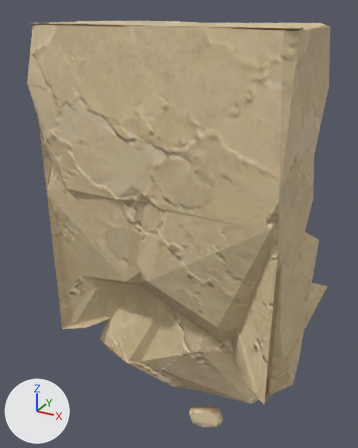
Two versions of the glTF model assets/custom/models/ground_modules/ground_bottom_square_edge_10.glb, one commit apart.
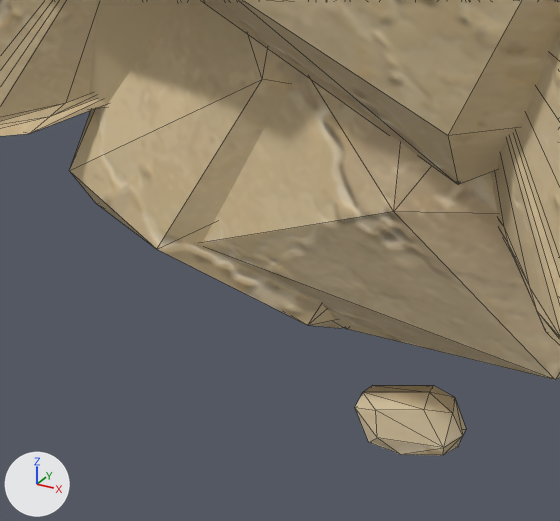
Old and new are each drawn whole from a camera (50 mm lens) standing at (1.42, -1.441, 1.056) and looking at (0.38, 0.45, 0.111) and again close up on the part from 22% to 71% of the width and 64% to 100% of the height. Arrows for +X, +Y and +Z are at lower left; the lights stay in place. The older version's two pictures come first. The close-ups show mesh edges as thin lines. Vertices at exactly the same position are counted once.

The older version as bpy lines, for what is in view:
```python
me_groundbottomsquareedge10_bodyshouldermesh = bpy.data.meshes.new('GroundBottomSquareEdge10_BodyShoulderMesh')
me_groundbottomsquareedge10_bodyshouldermesh.from_pydata(...)  # 534 vertices, 952 faces; spans x 0.0..1.0, y -0.04..1.0, z -0.92..1.0
# faces by material slot: [186, 159, 105, 128, 354, 20]
me_groundbottomsquareedge10_bodyshouldermesh.materials.append(mat_sandstone_plate_1_009)
me_groundbottomsquareedge10_bodyshouldermesh.materials.append(mat_sandstone_plate_2_009)
me_groundbottomsquareedge10_bodyshouldermesh.materials.append(mat_sandstone_plate_3_009)
me_groundbottomsquareedge10_bodyshouldermesh.materials.append(mat_sandstone_plate_4_009)
me_groundbottomsquareedge10_bodyshouldermesh.materials.append(mat_sandstone_plate_14_005)
me_groundbottomsquareedge10_bodyshouldermesh.materials.append(mat_groundmodulerecess)  # beige #cdb890
ob_groundbottomsquareedge10_body = bpy.data.objects.new('GroundBottomSquareEdge10_Body', me_groundbottomsquareedge10_bodyshouldermesh)
ob_groundbottomsquareedge10_body.location = (0.0, 0.0, 0.0)
```
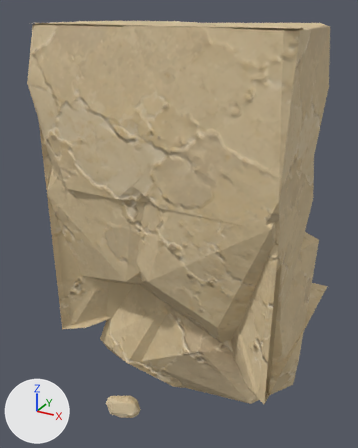
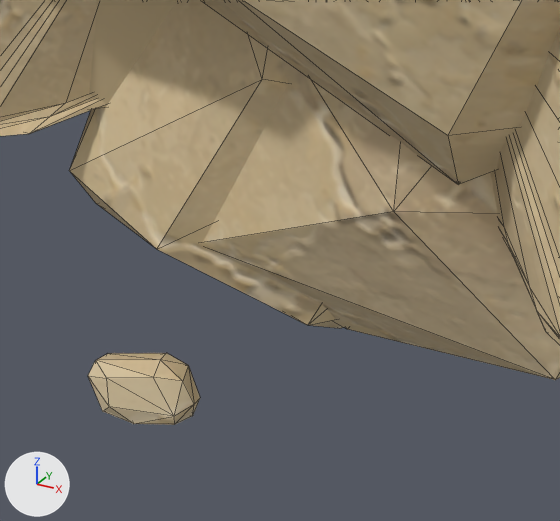
Where the change shows, as pixel boxes (x1, y1, x2, y2) in the close-ups (560 x 521 px; the box of a moved part takes in the faces that stretch with it):
'GroundBottomSquareEdge10_Body', reshaped
    before: (0, 0, 560, 455)
    after: (0, 0, 560, 425)
part 1 of me_groundbottomsquareedge10_bodyshouldermesh, moved or reshaped
    before: (355, 385, 466, 455)
    after: (88, 353, 200, 425)

Diff of the bpy script that builds the scene:
```diff
--- a/assets/custom/models/ground_modules/ground_bottom_square_edge_10.glb.py
+++ b/assets/custom/models/ground_modules/ground_bottom_square_edge_10.glb.py
@@ me_groundbottomsquareedge10_bodyshouldermesh @@
 # used by ob_groundbottomsquareedge10_body; location = (0.0, 0.0, 0.0)
-me_groundbottomsquareedge10_bodyshouldermesh.from_pydata(...)  # 534 vertices, 952 faces; spans x 0.0..1.0, y -0.04..1.0, z -0.92..1.0
+me_groundbottomsquareedge10_bodyshouldermesh.from_pydata(...)  # 534 vertices, 952 faces; spans x 0.0..1.0, y -0.04..1.0, z -0.83..1.0
+# me_groundbottomsquareedge10_bodyshouldermesh part 1: the loose piece of 24 vertices spanning x 0.53..0.7, y 0.28..0.36, z -0.92..-0.8 is moved by (-0.35, -0.22, 0.09)
 me_groundbottomsquareedge10_bodyshouldermesh.materials.append(mat_sandstone_plate_1_009)
```
